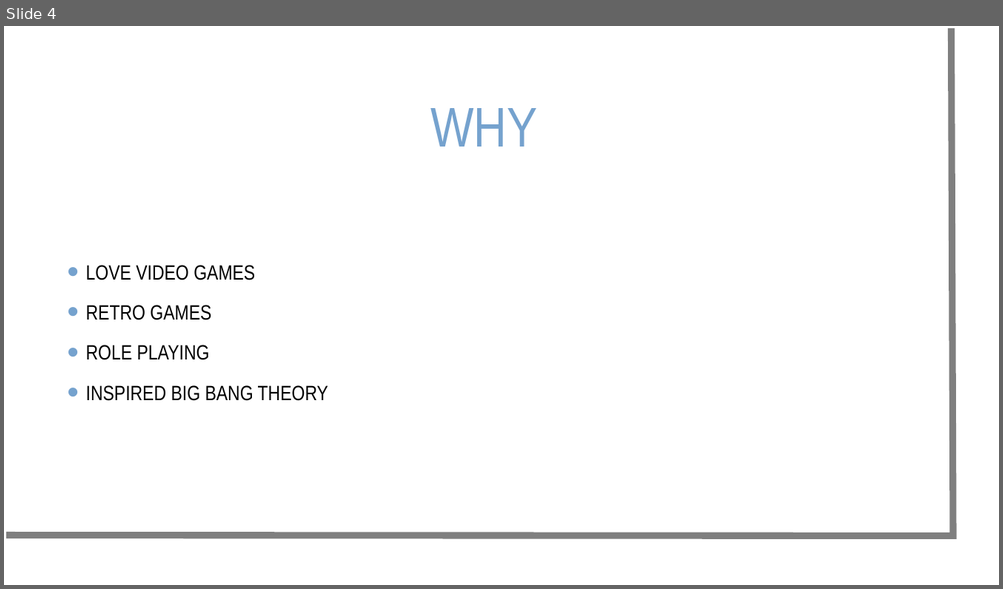
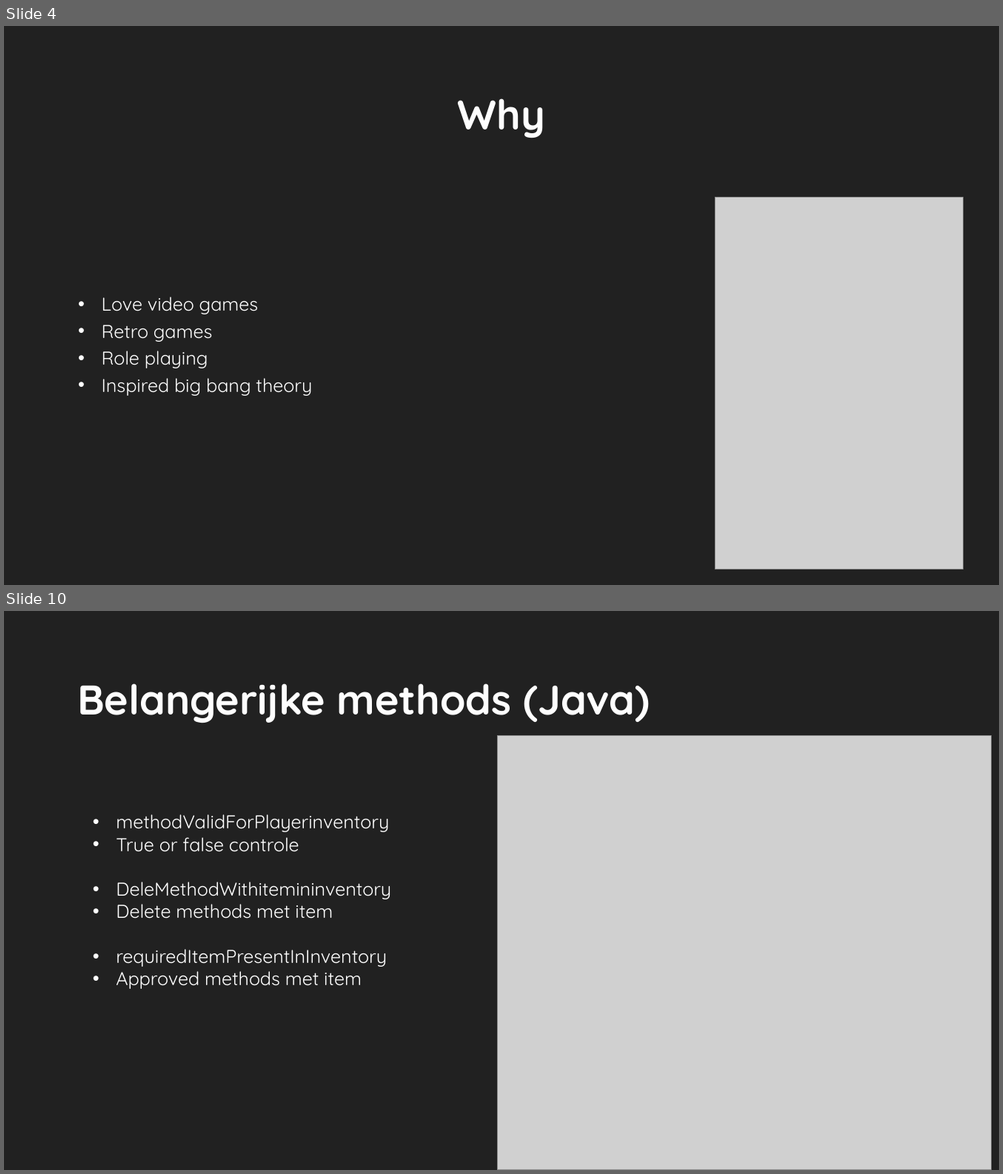
Before and after one commit to nuytsm/Gip-project-2021, a slide deck: Gip presentatie mvandenbroek.ppt. Shown one above the other, each under a label of ours: slide 4 before the commit, slides 4 and 10 after it; the slides between them are not shown. The pictures are 1003x589 and 1003x1174 pixels, drawn with LibreOffice and Linux fonts; fonts in the diff are those of the drawing; grey boxes stand for pictures; background and template pictures are left out. Boxes give left, top, right and bottom in pixels: in the first picture for what was removed or moved away, otherwise in the second. Text is boxed around its words. In the diff, an @@ line names an element or a change of style, - is before the commit and + after.

```diff
--- a/Gip presentatie mvandenbroek.ppt
+++ b/Gip presentatie mvandenbroek.ppt
@@ slide 10 added at bbox=[4, 611, 999, 1170], background #212121 @@
@@ title added at bbox=[77, 684, 649, 723], 40 pt, text #FEFEFE, bold @@
+Belangerijke methods (Java)
@@ picture added at bbox=[497, 735, 990, 1170] @@
@@ text added at bbox=[116, 815, 391, 989], 18 pt, text #FFFFFF @@
+• methodValidForPlayerinventory
+• True or false controle
+• DeleMethodWithitemininventory
+• Delete methods met item
+• requiredItemPresentInInventory
+• Approved methods met item
@@ slide 4 changed as well @@
@@ background picture (left out) to #212121 @@
@@ freeform shape removed at bbox=[6, 28, 953, 536] @@
@@ title "Why" at bbox=[458, 99, 545, 138]: vertical alignment middle to bottom @@
@@ title at bbox=[458, 99, 545, 138]: text changed; size 54 to 40 pt; font Arial Narrow to Quicksand; text colour #75A2CE to #FEFEFE; bold on @@
-WHY
+Why
@@ picture added at bbox=[714, 198, 962, 569] @@
@@ text at bbox=[102, 297, 312, 396]: text changed; size 20 to 18 pt; font Arial Narrow to Quicksand; text colour #000000 to #FFFFFF @@
-• LOVE VIDEO GAMES
-• RETRO GAMES
-• ROLE PLAYING
-• INSPIRED BIG BANG THEORY
+• Love video games
+• Retro games
+• Role playing
+• Inspired big bang theory
```
Also in this commit, not shown: 5 other slides changed, 15 other slides added, 2 slides removed, 8 other files.
